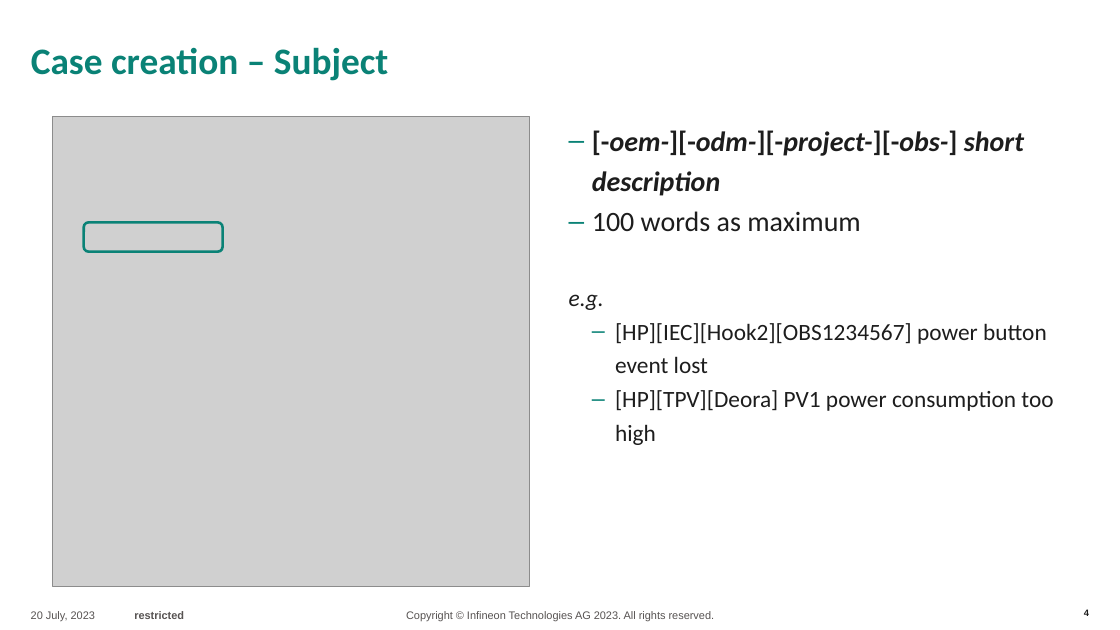
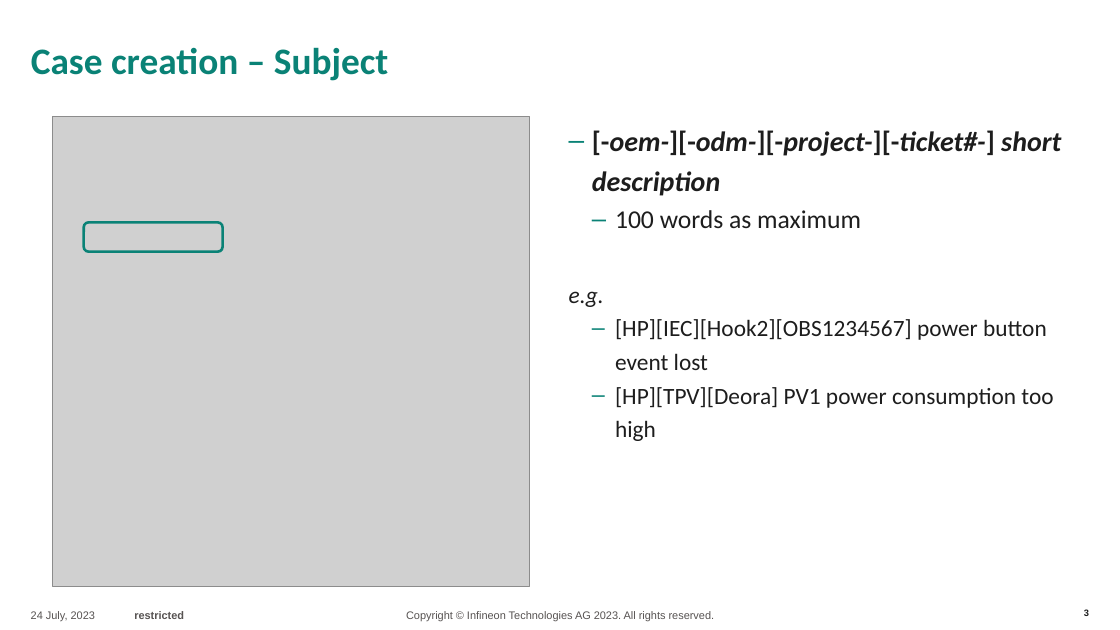
Before and after one commit to IFTWTraven/py_automation_saleae, a slide deck: slide 3 of docs/IFX MSD cases.pptx (slide 4 before the commit). Drawn at 1120x630 pixels with LibreOffice and Linux fonts; fonts in the diff are those of the drawing; grey boxes stand for pictures; background and template pictures are left out. Boxes give left, top, right and bottom in pixels: in the first picture for what was removed or moved away, otherwise in the second. Text is boxed around its words. In the diff, an @@ line names an element or a change of style, - is before the commit and + after.

```diff
--- a/docs/IFX MSD cases.pptx
+++ b/docs/IFX MSD cases.pptx
@@ text at [592,130,1061,196]: text changed @@
-‒ [-oem-][-odm-][-project-][-obs-] short description
+‒ [-oem-][-odm-][-project-][-ticket#-] short description
@@ text at [615,210,861,228]: size 24 to 22 pt in "100 words as maximum"; list level 1 to 2 in "100 words as maximum" @@
@@ page number at [1054,597,1090,630]: text changed @@
-4
+3
@@ text at [31,611,184,621]: text changed @@
-20 July, 2023 restricted
+24 July, 2023 restricted
@@ page number at [1084,609,1089,618]: text changed @@
-4
+3
```
Also in this commit, not shown: 17 other slides changed, 2 slides added, 1 slide removed, 14 other files.
